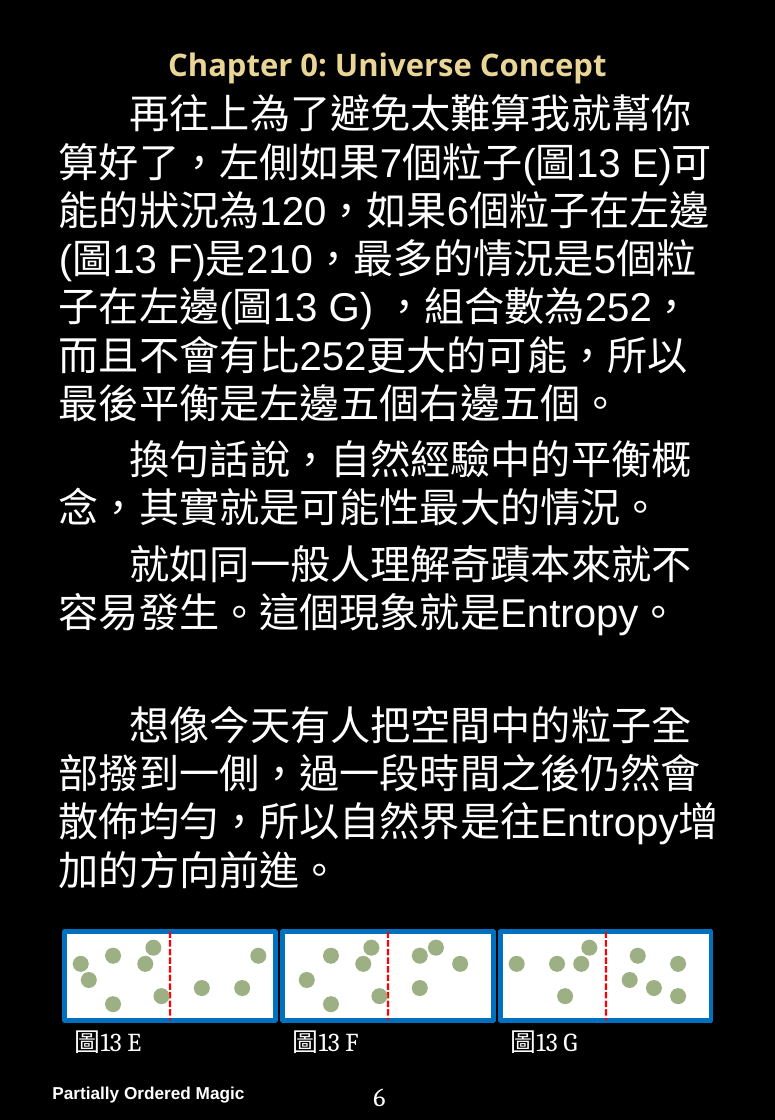
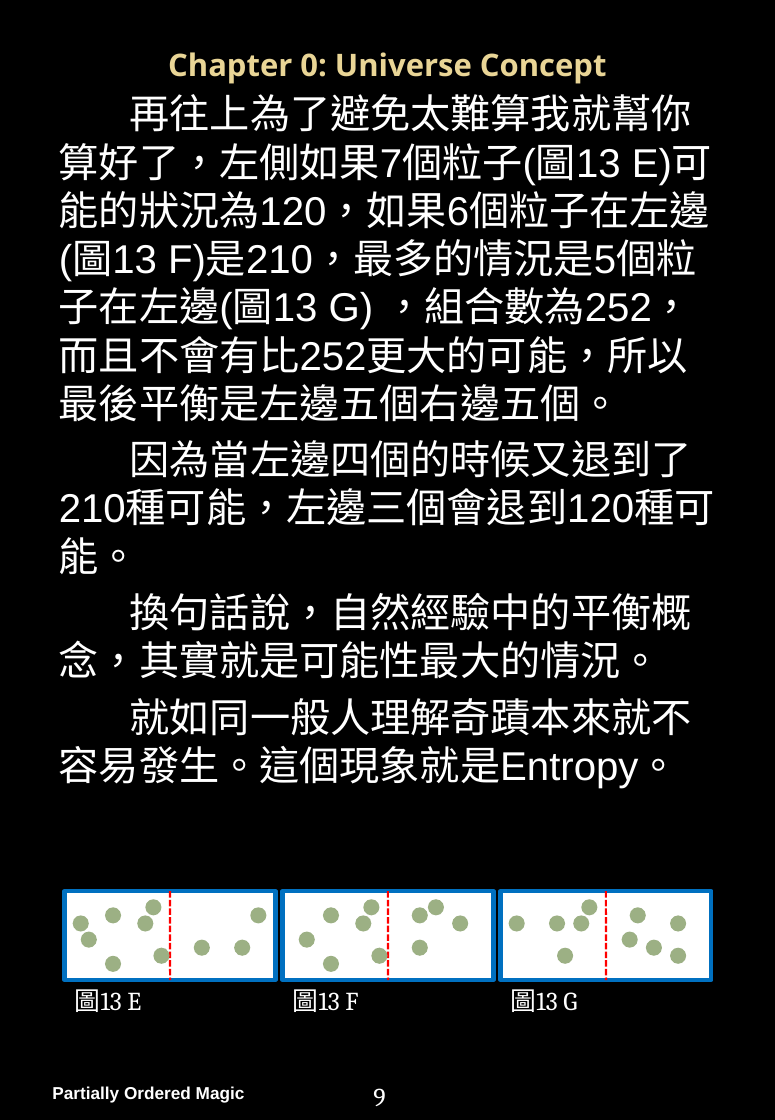
Before and after one commit to PartiallyOrderedMagic/PartiallyOrderedMagic.github.io, a slide deck: slide 10 of MyGame/Partially Ordered Magic Handbook.pptx (slide 7 before the commit). Drawn at 775x1120 pixels with LibreOffice and Linux fonts; fonts in the diff are those of the drawing; background and template pictures are left out. Boxes give left, top, right and bottom in pixels: in the first picture for what was removed or moved away, otherwise in the second. Text is boxed around its words. In the diff, an @@ line names an element or a change of style, - is before the commit and + after.

```diff
--- a/MyGame/Partially Ordered Magic Handbook.pptx
+++ b/MyGame/Partially Ordered Magic Handbook.pptx
@@ text at (59,440,715,574): paragraph added @@
+因為當左邊四個的時候又退到了210種可能，左邊三個會退到120種可能。
@@ text at (59,706,719,889): paragraph removed @@
-想像今天有人把空間中的粒子全部撥到一側，過一段時間之後仍然會散佈均勻，所以自然界是往Entropy增加的方向前進。
@@ 30 ellipses, 3 texts, 3 rectangles, 3 lines: place and size @@
-30 ellipses, 3 texts, 3 rectangles, 3 lines at (64,931,711,1053)
+30 ellipses, 3 texts, 3 rectangles, 3 lines at (64,891,711,1012)
@@ page number at (373,1088,385,1106): text changed @@
-6
+9
```
Also in this commit, not shown: 15 other slides changed, 35 slides added, 2 slides removed, 3 other files.
